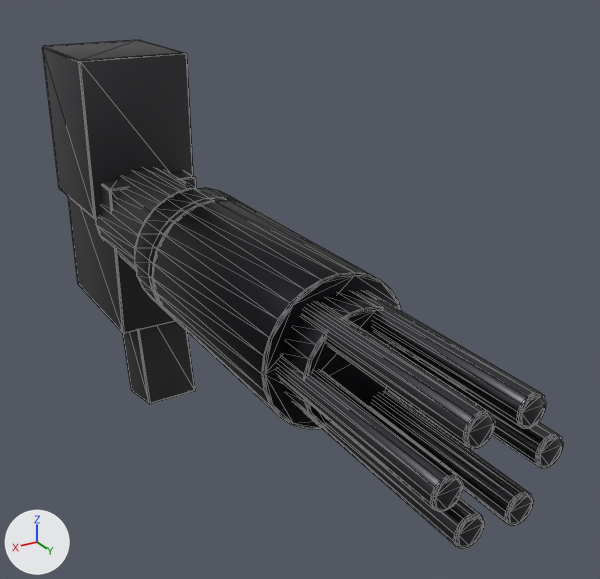
Renders of the glTF model assets/weapons/minigun.glb from each side of a commit.
Before and after are seen from a 50 mm lens placed at (0.63, 1.314, 1.03), pointed at (-0.128, 0.05, 0.399). Arrows for +X, +Y and +Z are at lower left; the lights stay in place. The older version comes first. Mesh edges are drawn as thin lines. Vertices at exactly the same position are counted once.

Names of what the first picture shows: 'minigun'.
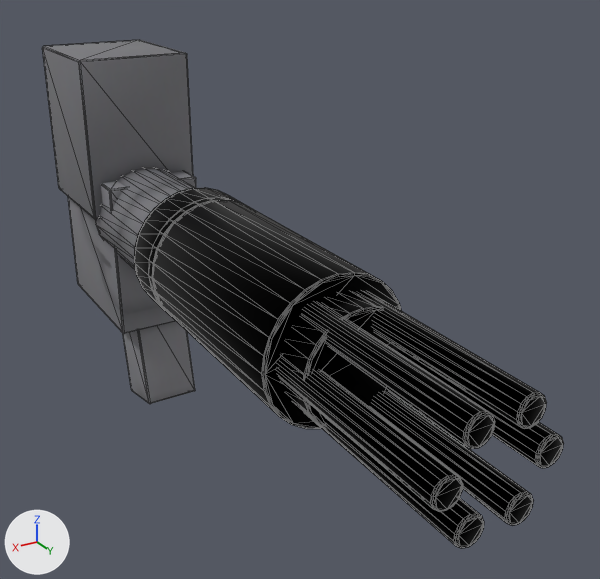
Edits to the bpy script that builds the scene:
```text
Add img_minigun_tex:
    img_minigun_tex = load_image('minigun_tex', '_unpacked/minigun_tex', 512, 512, 'sRGB')
Add mat_grip_006:
    mat_grip_006 = principled_material('Grip.006')
    mat_grip_006.texture = img_minigun_tex
    mat_grip_006.roughness = 0.72
Add mat_bluedsteel_007:
    mat_bluedsteel_007 = principled_material('BluedSteel.007')
    mat_bluedsteel_007.texture = img_minigun_tex
    mat_bluedsteel_007.metallic = 1.0
    mat_bluedsteel_007.roughness = 0.4
Add mat_darktac_005:
    mat_darktac_005 = principled_material('DarkTac.005')
    mat_darktac_005.texture = img_minigun_tex
    mat_darktac_005.metallic = 0.2
Add mat_steel_007:
    mat_steel_007 = principled_material('Steel.007')
    mat_steel_007.texture = img_minigun_tex
    mat_steel_007.metallic = 1.0
    mat_steel_007.roughness = 0.28
Add mat_polymer_007:
    mat_polymer_007 = principled_material('Polymer.007')
    mat_polymer_007.texture = img_minigun_tex
    mat_polymer_007.metallic = 0.05
Change me_cylinder_085:
    where me_cylinder_085.from_pydata(...)  # 1388 vertices, 2720 faces; spans x -0.13..0.13, y -0.77..0.73, z -0.02..0.79
    used by ob_minigun; location = (0.0, 0.0, 0.0)
    me_cylinder_085 part 1: its shading normals changed
    me_cylinder_085 part 2: all 996 faces that had it switch from mat_bluedsteel (black #29292e) to mat_bluedsteel_007 (picture img_minigun_tex)
    me_cylinder_085 part 3: all 416 faces that had it switch from mat_polymer (black #1f1f23) to mat_polymer_007 (picture img_minigun_tex)
    me_cylinder_085 part 4: all 216 faces that had it switch from mat_grip (black #242427) to mat_grip_006 (picture img_minigun_tex)
    me_cylinder_085 part 5: all 108 faces that had it switch from mat_darktac (dark grey #303035) to mat_darktac_005 (picture img_minigun_tex)
    me_cylinder_085 part 6: all 984 faces that had it switch from mat_steel (dark grey #4d4d52) to mat_steel_007 (picture img_minigun_tex)
    me_cylinder_085 part 7: texture (UV) coordinates of 2720 of 2720 faces, centred in x -0.13..0.13, y -0.77..0.73, z -0.02..0.79, changed; they spanned u 0.0..1.0, v 0.0..1.0 and now span u 0.01..0.99, v 0.01..0.99
```

What differs and where, as boxes (x1, y1, x2, y2) in the pictures (600 x 579 px):
'minigun', recoloured, shading changed, surface changed
    both: (42, 40, 564, 548)
part 2 of me_cylinder_085, recoloured
    both: (134, 188, 402, 429)
part 3 of me_cylinder_085, recoloured (black to grey)
    both: (68, 168, 196, 334)
part 4 of me_cylinder_085, recoloured (black to grey)
    both: (122, 322, 195, 404)
part 5 of me_cylinder_085, recoloured (dark grey to grey)
    both: (42, 40, 193, 219)
part 6 of me_cylinder_085, recoloured (darker)
    both: (277, 291, 564, 548)
part 7 of me_cylinder_085, surface changed
    both: (42, 40, 564, 548)
